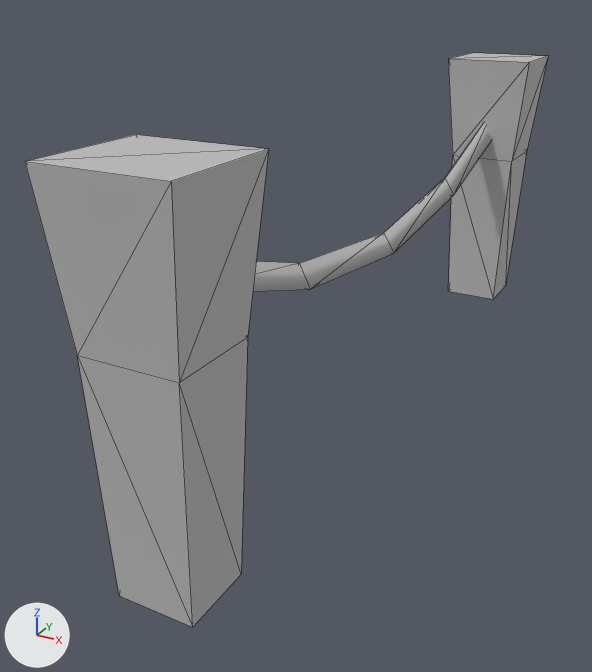
The FBX model Assets/XanaBuilder Assets/Models/STB/01_Stair_Bridge/STB0110002_Brigde 02/STB0110002.FBX as it was, and as the next commit left it.
One viewpoint serves both versions: a 50 mm lens placed at (0.88, -2.13, 1.19), pointed at (-0.17, -0.21, 0.23). Arrows for +X, +Y and +Z are at lower left; the lights stay in place. Mesh edges are drawn as thin lines. Where no turn or scale is listed for an object, it has been applied to the vertices.

In view in the first picture: 'smSTB0110002'.
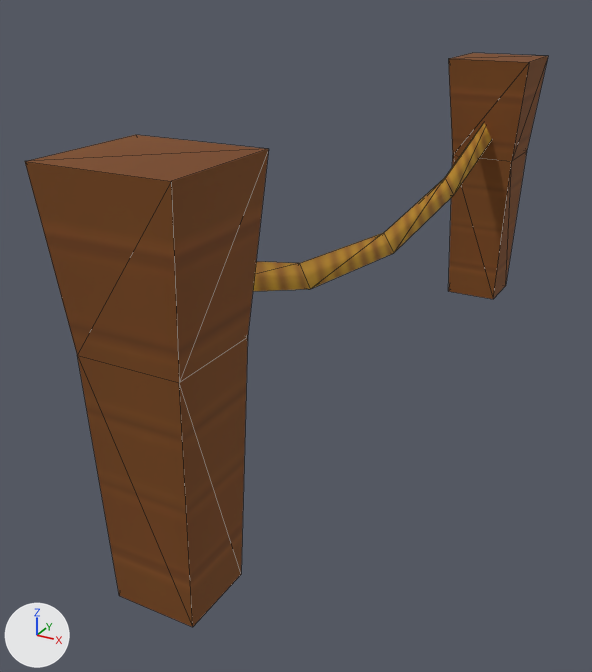
Commit message: STB assets updated

Location of each change, (x1, y1, x2, y2) in pixels of the pictures (592 x 672 px):
'smSTB0110002', surface changed (grey to brown)
    both: (25, 53, 548, 627)

Patch to the scene script:
```diff
--- a/Assets/XanaBuilder Assets/Models/STB/01_Stair_Bridge/STB0110002_Brigde 02/STB0110002.FBX.py
+++ b/Assets/XanaBuilder Assets/Models/STB/01_Stair_Bridge/STB0110002_Brigde 02/STB0110002.FBX.py
@@ img_txstb0110002_diffuse_png @@
+img_txstb0110002_diffuse_png = load_image('txSTB0110002_Diffuse.png', '_unpacked/txSTB0110002_Diffuse.png', 2048, 2048, 'sRGB')
@@ mat_mtstb0110002_placemode @@
 mat_mtstb0110002_placemode = principled_material('mtSTB0110002_PlaceMode')
-mat_mtstb0110002_placemode.base_color = (0.5, 0.5, 0.5)  # grey #bcbcbc
+mat_mtstb0110002_placemode.texture = img_txstb0110002_diffuse_png  # with its transparency
 mat_mtstb0110002_placemode.roughness = 0.859
```
